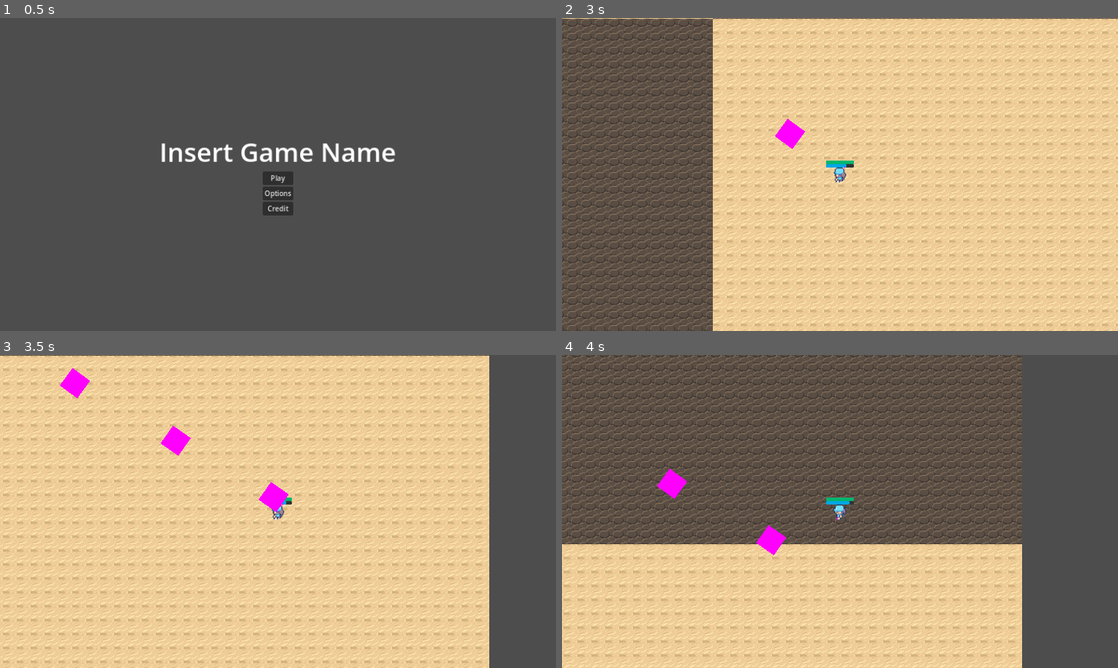
Above: before the commit, frames 1-4 (two rows, left to right).
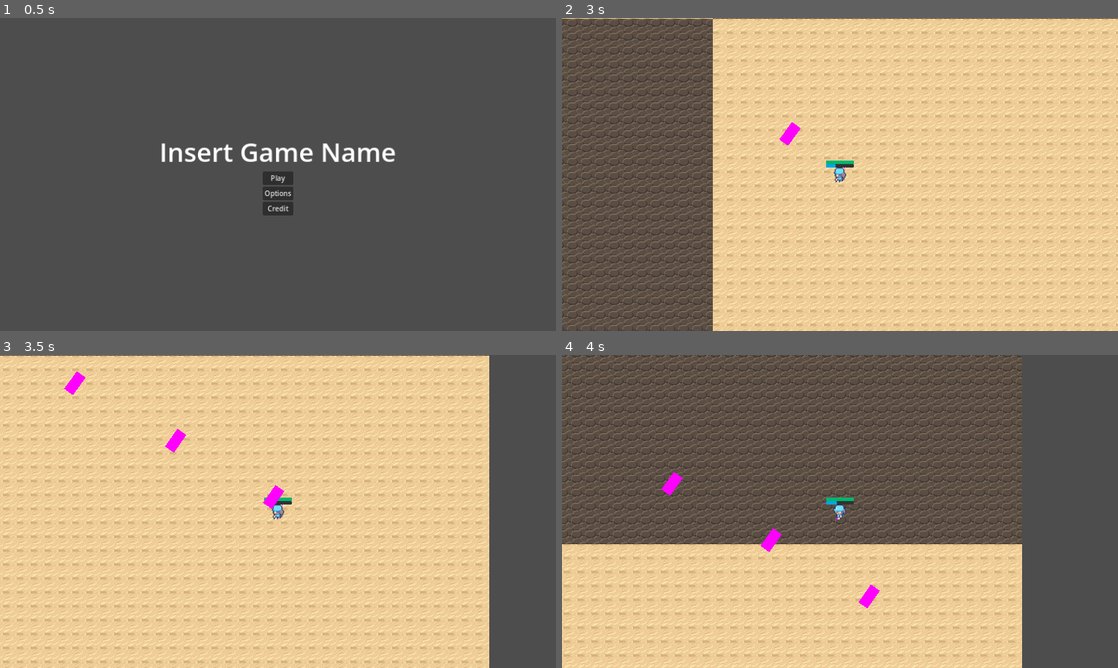
Above: after the commit, the same moments.

Repository: GDTV-Game-Jam-2024/GDTV
Game: Godot game, scene res://Scenes/main_menu.tscn
The game is run twice, just before and just after one commit, with the same random seed, the same clock (stepped at 60 frames per second) and the same inputs. The engine's default icon, where the game draws it, is replaced by a stand-in: a white triangle on a blue panel in a dark square.
Inputs (mouse positions are in pixels of both pictures, inside the frame that each line leads up to):
- Up to frame 1 (0.5 s): no input
- Up to frame 2 (3 s): click "Play" at 0.5 s; tap Enter at 1.25 s; move the mouse to (962, 158) at 1.27 s; hold Right (ui_right) 1.28-2.03 s; hold Mouse wheel down (scrollDOWN) 1.28-2.03 s; move the mouse to (728, 190) at 2.02 s; hold Down (ui_down) 2.03-2.78 s; tap Mouse wheel up (scrollUP) at 2.1 s; move the mouse to (895, 105) at 2.77 s; press the mouse at (895, 105) at 2.78 s; hold Right (ui_right) from 2.78 s (still down)
- Up to frame 3 (3.5 s): keep holding Right (ui_right)
- Up to frame 4 (4 s): move the mouse to (812, 574) at 3.52 s; release Right (ui_right) at 3.53 s; release the mouse at (812, 574) at 3.53 s; hold Up (ui_up) from 3.53 s (still down); tap 1 (wand1) at 3.6 s

Frame 1 is identical in both runs. In frame 2, 0.2% of the frame differs, in the area x 38-52%, y 32-48%; in frame 3, 0.4%; in frame 4, 0.4%, in the area x 17-58%, y 36-81%.

Commit message:
Cleaned the code
- Proper mana regen and spending
- Enemy gets hit and dies
- Fixed team of player wands
- Removed some redundant code

Diff:
--- a/Scenes/Weapons/wand_basic.tscn
+++ b/Scenes/Weapons/wand_basic.tscn
@@ -3,3 +3,4 @@
 [ext_resource type="PackedScene" uid="uid://ohlhdt3pway8" path="res://Scenes/Weapons/weapon.tscn" id="1_0oh2n"]
 
 [node name="WandBasic" instance=ExtResource("1_0oh2n")]
+team = "Player"
--- a/Scenes/Weapons/wand_bf.tscn
+++ b/Scenes/Weapons/wand_bf.tscn
@@ -3,3 +3,4 @@
 [ext_resource type="PackedScene" uid="uid://ohlhdt3pway8" path="res://Scenes/Weapons/weapon.tscn" id="1_if6lf"]
 
 [node name="WandBF" instance=ExtResource("1_if6lf")]
+team = "Player"
--- a/Scenes/Weapons/wand_fast.tscn
+++ b/Scenes/Weapons/wand_fast.tscn
@@ -3,3 +3,4 @@
 [ext_resource type="PackedScene" uid="uid://ohlhdt3pway8" path="res://Scenes/Weapons/weapon.tscn" id="1_0pw3t"]
 
 [node name="WandFast" instance=ExtResource("1_0pw3t")]
+team = "Player"
--- a/Scenes/Weapons/wand_fireball.tscn
+++ b/Scenes/Weapons/wand_fireball.tscn
@@ -3,3 +3,4 @@
 [ext_resource type="PackedScene" uid="uid://ohlhdt3pway8" path="res://Scenes/Weapons/weapon.tscn" id="1_8om6n"]
 
 [node name="WandFireball" instance=ExtResource("1_8om6n")]
+team = "Player"
--- a/Scenes/Weapons/wand_shot.tscn
+++ b/Scenes/Weapons/wand_shot.tscn
@@ -3,3 +3,4 @@
 [ext_resource type="PackedScene" uid="uid://ohlhdt3pway8" path="res://Scenes/Weapons/weapon.tscn" id="1_wx08g"]
 
 [node name="WandShot" instance=ExtResource("1_wx08g")]
+team = "Player"
--- a/Scenes/Weapons/wand_super.tscn
+++ b/Scenes/Weapons/wand_super.tscn
@@ -3,3 +3,4 @@
 [ext_resource type="PackedScene" uid="uid://ohlhdt3pway8" path="res://Scenes/Weapons/weapon.tscn" id="1_5x67w"]
 
 [node name="WandSuper" instance=ExtResource("1_5x67w")]
+team = "Player"
--- a/Scenes/projectile.tscn
+++ b/Scenes/projectile.tscn
@@ -3,7 +3,7 @@
 [ext_resource type="Script" path="res://Scripts/projectile.gd" id="1_qncly"]
 
 [sub_resource type="PlaceholderTexture2D" id="PlaceholderTexture2D_ldumk"]
-size = Vector2(50, 50)
+size = Vector2(50, 25)
 
 [sub_resource type="RectangleShape2D" id="RectangleShape2D_yg3sc"]
 size = Vector2(20, 10)
--- a/Scripts/AI.gd
+++ b/Scripts/AI.gd
@@ -126,8 +126,8 @@
 			pass
 		State.ATTACK_RANGE:
 			if closestEnemy != null:
+				entity.set_target(closestEnemy.global_position)
 				entity.velocity = entity.stop_moving()
-				entity.set_target(closestEnemy.global_position)
 				entity.attack_ranged()
 		State.ATTACK_MELEE:
 			if closestEnemy != null:
--- a/Scripts/NPC.gd
+++ b/Scripts/NPC.gd
@@ -37,6 +37,7 @@
 var currentHP : int = 1
 var loadedWeapon : Wand = null
 var meleeTarget : CharacterBody2D = null
+var isAlive : bool = true
 
 func _ready() -> void:
 	characterAI.initialize_ai(self)
@@ -52,6 +53,17 @@
 
 func get_hp() -> int:
 	return currentHP
+
+
+func damage(amount: int) -> void:
+	currentHP = currentHP - amount
+	if currentHP <= 0:
+		die()
+
+
+func die() -> void:
+	isAlive = false
+	queue_free()
 
 
 func velocity_toward(location: Vector2) -> Vector2:
@@ -111,6 +123,5 @@
 	canAttackMelee = true
 
 
-func _on_shot_projectile(projectile : Projectile, mana : int) -> void:
-	# Mana is unused, but there's no need to duplicate signal code
+func _on_shot_projectile(projectile : Projectile) -> void:
 	projectile_shot.emit(projectile, self)
--- a/Scripts/player.gd
+++ b/Scripts/player.gd
@@ -7,16 +7,17 @@
 @export var movementSpeed : float = 1000.0
 @export var healthMax : int = 100
 @export var healthCurrent : int = 100
-@export var manaMax : float = 100.0
-@export var manaCurrent : float = 50.0
-@export var manaRegen : float = 10.0
+@export var manaMax : int = 500.0
+@export var manaCurrent : int = 50.0
+@export var manaRegen : int = 1
 @export var isAlive : bool = true
 @export var isWalking : bool = false
 
-@onready var weaponManager : Node2D = $WeaponManager
+@onready var weaponManager : Node2D = $WeaponManager as Node2D
+@onready var manaBar : ProgressBar = $Mana_bar as ProgressBar
 
 var team : String = "Player"
-var move_vector : Vector2 = Vector2.ZERO
+var moveVector : Vector2 = Vector2.ZERO
 enum CARDINAL_DIRECTION {N, NE, E, SE, S, SW, W, NW}
 
 # Wands that you have (index the same as in WeaponManager node)
@@ -33,7 +34,8 @@
 	for wand in weaponManager.get_children():
 		wand.connect("shotProjectile", _on_projectile_shot)
 		wand.connect("outOfMana", _on_out_of_mana)
-		wand.connect("canSwap", _on_out_of_mana)
+		wand.connect("canSwap", _on_can_swap)
+		wand.connect("manaChanged", _on_mana_changed)
 	# Remove all wands and add the basic wand
 	for wand in currentWands.size():
 		hide_wand(wand)
@@ -42,39 +44,34 @@
 #endregion
 	# initialize at center of screen
 	position = Vector2(1280*1.5,720*1.5)
-	move_vector = Input.get_vector("ui_left","ui_right","ui_up","ui_down")
+	update_mana_bar()
 
 
 # Called every frame. 'delta' is the elapsed time since the previous frame.
 func _process(delta : float) -> void:
 	# receive move input
-	move_vector = Input.get_vector("ui_left","ui_right","ui_up","ui_down")
 	if isAlive:
+		moveVector = Input.get_vector("ui_left","ui_right","ui_up","ui_down")
 		# check if walking
-		if move_vector == Vector2.ZERO:
+		if moveVector == Vector2.ZERO:
 			isWalking = false
 		else:
 			isWalking = true
 
 		# sprite faces cursor
 		var angle : float = (get_viewport().get_mouse_position() - position).angle()
-
 		# set animation
 		animate_sprite(angle, isWalking)
-
-	# kill if isAlive is set to false
-	else:
-		kill()
 
 
 # Like _process, but called every physics frame (60fps)
 func _physics_process(delta : float) -> void:
 	if isAlive:
 		# movement
-		position += move_vector.normalized() * movementSpeed * delta
+		position += moveVector.normalized() * movementSpeed * delta
 
 		# mana regen
-		mana_gain(manaRegen*delta)
+		mana_gain(manaRegen)
 
 
 func _unhandled_input(event : InputEvent) -> void:
@@ -157,10 +154,14 @@
 	modifiedWand.set_process(true)
 
 
-func _on_projectile_shot(value, mana) -> void:
+func _on_projectile_shot(value : Projectile) -> void:
 	canChangeWand = false
 	projectile_shot.emit(value)
-	mana_changed.emit(mana)
+
+
+func _on_mana_changed(newMana : int) -> void:
+	mana_spend(manaCurrent - newMana)
+	mana_changed.emit(newMana)
 
 
 func _on_out_of_mana() -> void:
@@ -178,7 +179,7 @@
 	update_health_bar()
 	# check if dead
 	if healthCurrent <= 0:
-		isAlive = false
+		die()
 
 
 # Increase health
@@ -190,6 +191,10 @@
 		healthCurrent = healthMax
 
 
+func die() -> void:
+	isAlive = false
+
+
 # send healthMax and healthCurrent to $Health_bar
 func update_health_bar() -> void:
 	$Health_bar.max_value = healthMax
@@ -197,32 +202,27 @@
 
 
 # gain mana
-func mana_gain(amount : float) -> void:
+func mana_gain(amount : int) -> void:
 	manaCurrent += amount
 	# prevent overcap, just set to max
 	if manaCurrent > manaMax:
 		manaCurrent = manaMax
+	var weapon : Wand = weaponManager.get_child(selectedWand) as Wand
+	weapon.set_mana(manaCurrent)
 	update_mana_bar()
 
 
-# checks if there's enough mana to spend, then spend it. If not enough, returns false
-func mana_spend(amount : float):
-	if manaCurrent > amount:  # spend mana if enough in pool
-		manaCurrent -= amount
-	else:
-		return false
+# Reduce mana and update mana bar
+func mana_spend(amount : int):
+	manaCurrent -= amount
 	update_mana_bar()
 
 
 # send manaMax and manaCurrent to $Mana_bar
 func update_mana_bar() -> void:
-	$Mana_bar.max_value=manaMax
-	$Mana_bar.value=manaCurrent
-
-# Called when character dies
-func kill() -> void:
-	print($".", "has died.")
-	# TODO: call end screen?
+	manaBar.max_value = manaMax
+	manaBar.value = manaCurrent
+
 
 
 # convert radian to one of 8 cardinal directions
--- a/Scripts/projectile.gd
+++ b/Scripts/projectile.gd
@@ -26,8 +26,8 @@
 	# If target is teamless or on the same team return early
 	if !body.has_method("get_team") or body.get_team() == team :
 		return
-	if body.has_method("take_damage"):
-		body.take_damage(damage)
+	if body.has_method("damage"):
+		body.damage(damage)
 	if penetrationNumber > 0:
 		penetrationNumber -= 1
 	else:
--- a/Scripts/weapon.gd
+++ b/Scripts/weapon.gd
@@ -2,7 +2,8 @@
 extends Node2D
 
 signal outOfMana
-signal shotProjectile(bullet, mana)
+signal shotProjectile(bullet)
+signal manaChanged
 signal canSwap
 
 @export var cooldown : float = 0.3
@@ -43,11 +44,13 @@
 
 
 func create_projectile() -> void:
-	var newProjectile : Projectile = projectile.instantiate() as Projectile
-	newProjectile.global_position = $Sprite2D/Marker2D.global_position
-	newProjectile.rotation_degrees = rotation_degrees + randf_range(-spread, spread)
-	shotProjectile.emit(newProjectile, currentMana)
-	newProjectile.set_team(team)
+	for shot in numberOfShots:
+		var newProjectile : Projectile = projectile.instantiate() as Projectile
+
+		newProjectile.global_position = $Sprite2D/Marker2D.global_position
+		newProjectile.rotation_degrees = rotation_degrees + randf_range(-spread, spread)
+		shotProjectile.emit(newProjectile)
+		newProjectile.set_team(team)
 
 
 func set_team(teamName : String) -> void:
@@ -56,6 +59,7 @@
 
 func set_mana(newMana : int) -> void:
 	currentMana = newMana
+	manaChanged.emit(newMana)
 
 
 func _on_timer_timeout() -> void:
